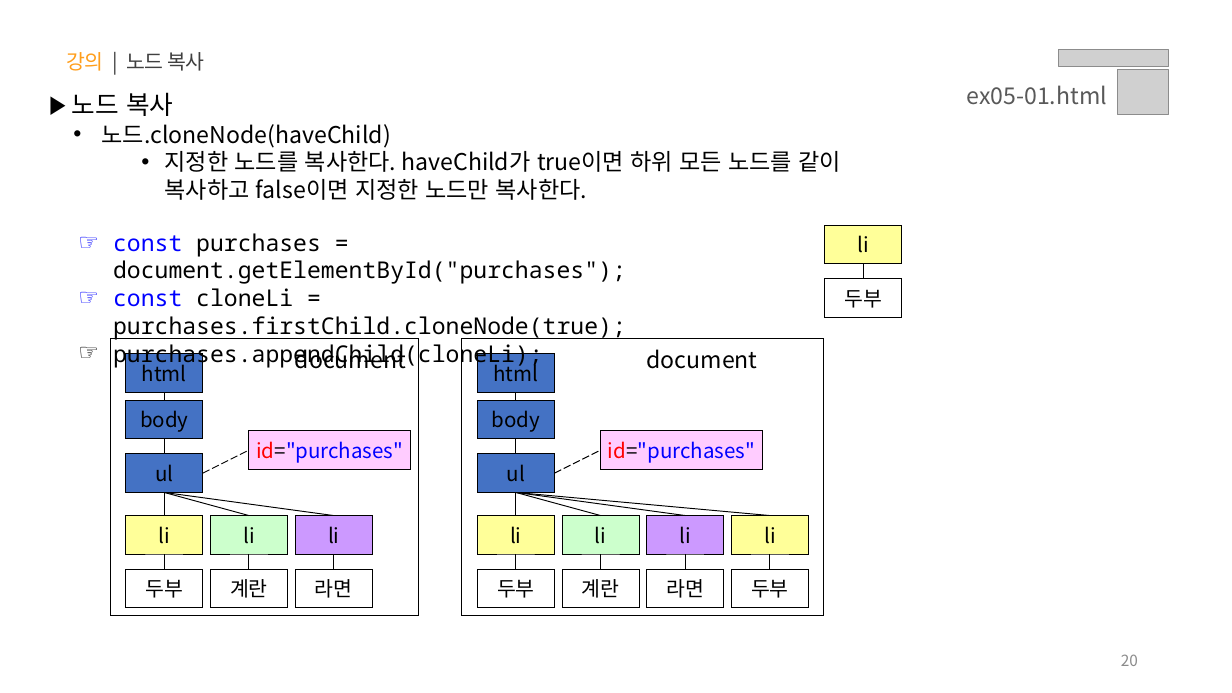
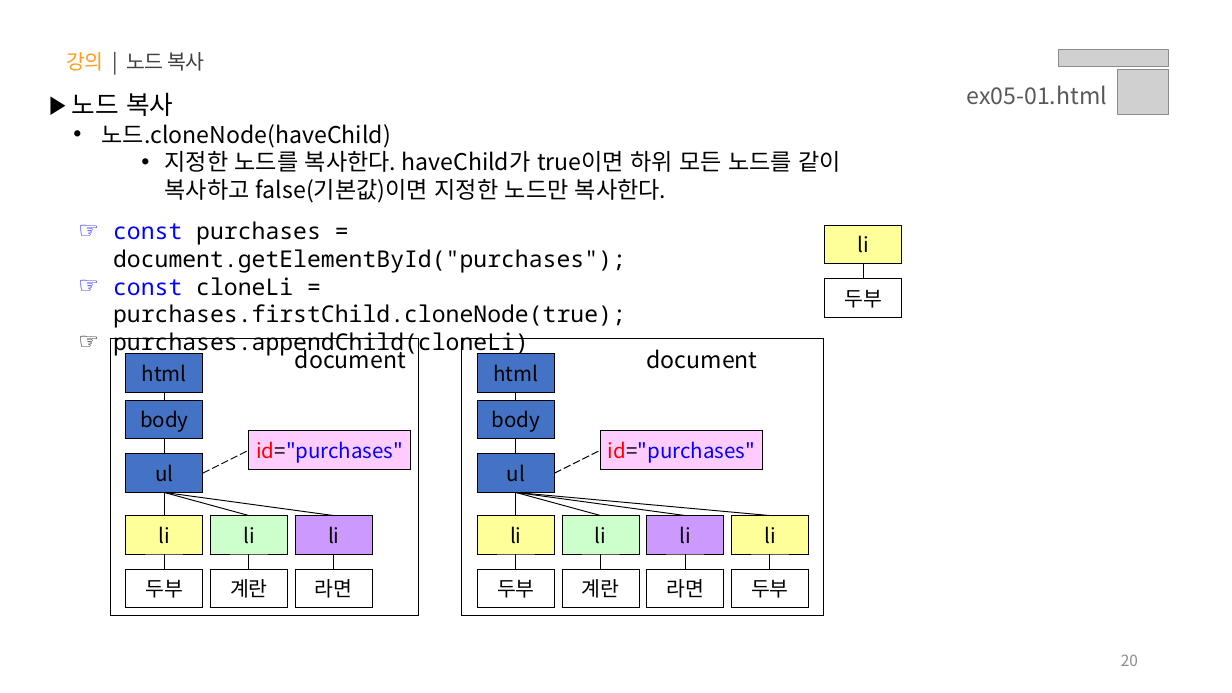
Before and after one commit to jeong0403/learn-JS, a slide deck: slide 20 of PPT/05.자바스크립트 - 클라이언트 사이드(Event, DOM, Ajax, Web APIs).pptx. Drawn at 1232x693 pixels with LibreOffice and Linux fonts; fonts in the diff are those of the drawing; grey boxes stand for pictures. Boxes give left, top, right and bottom in pixels: in the first picture for what was removed or moved away, otherwise in the second. Text is boxed around its words. In the diff, an @@ line names an element or a change of style, - is before the commit and + after.

```diff
--- a/PPT/05.자바스크립트 - 클라이언트 사이드(Event, DOM, Ajax, Web APIs).pptx
+++ b/PPT/05.자바스크립트 - 클라이언트 사이드(Event, DOM, Ajax, Web APIs).pptx
@@ text at <box>164,147,842,203</box>: text changed @@
-    • 지정한 노드를 복사한다. haveChild가 true이면 하위 모든 노드를 같이 복사하고 false이면 지정한 노드만 복사한다.
+    • 지정한 노드를 복사한다. haveChild가 true이면 하위 모든 노드를 같이 복사하고 false(기본값)이면 지정한 노드만 복사한다.
@@ text "const purchases = document.getElementById("purchases");": place and size @@
-text "const purchases = document.getElementById("purchases");" at <box>113,233,626,367</box>
+text "const purchases = document.getElementById("purchases");" at <box>113,221,626,356</box>
@@ text at <box>113,332,529,356</box>: text changed @@
-  ☞ purchases.appendChild(cloneLi);
+  ☞ purchases.appendChild(cloneLi)
```
Also in this commit, not shown: 1 other slide changed.
